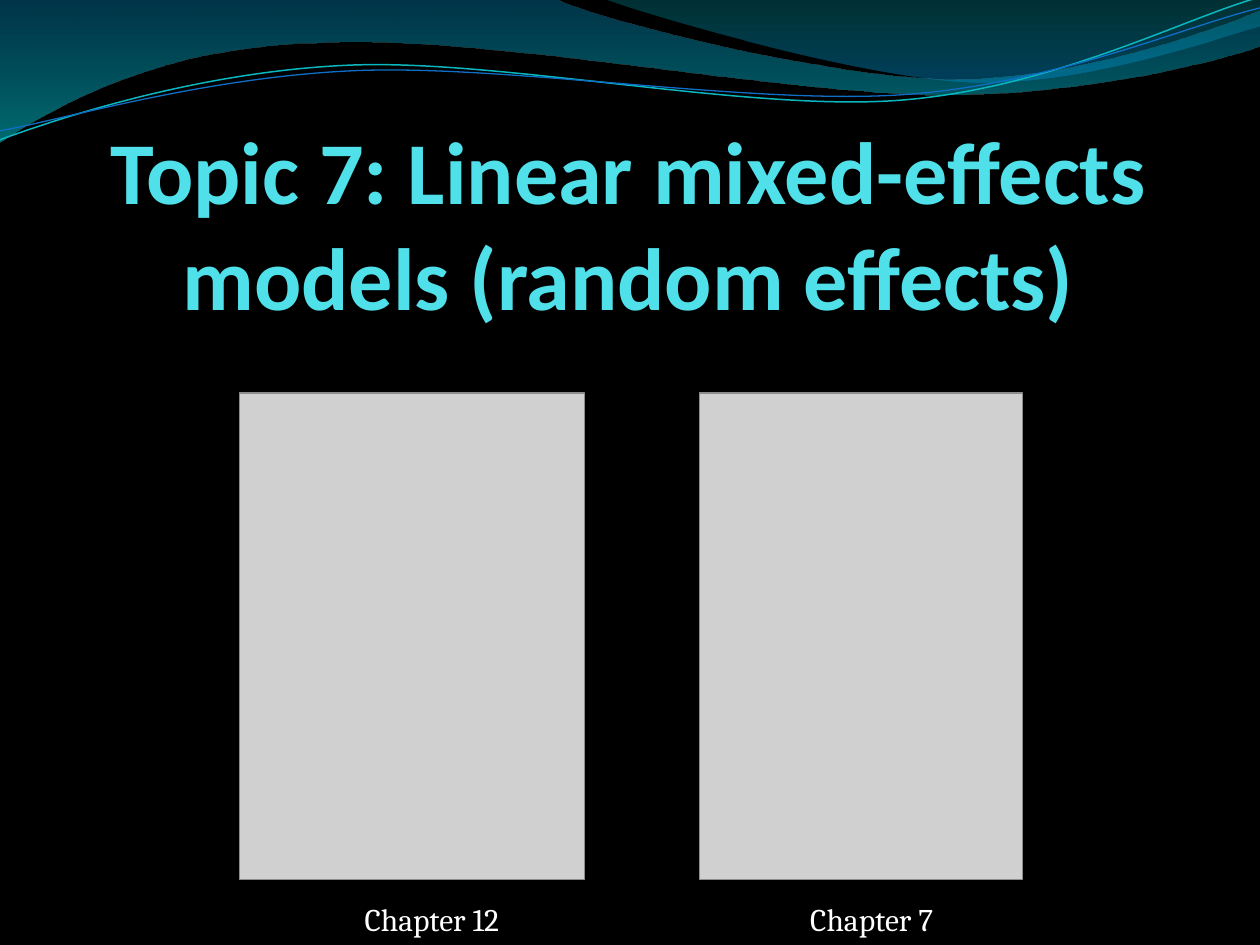
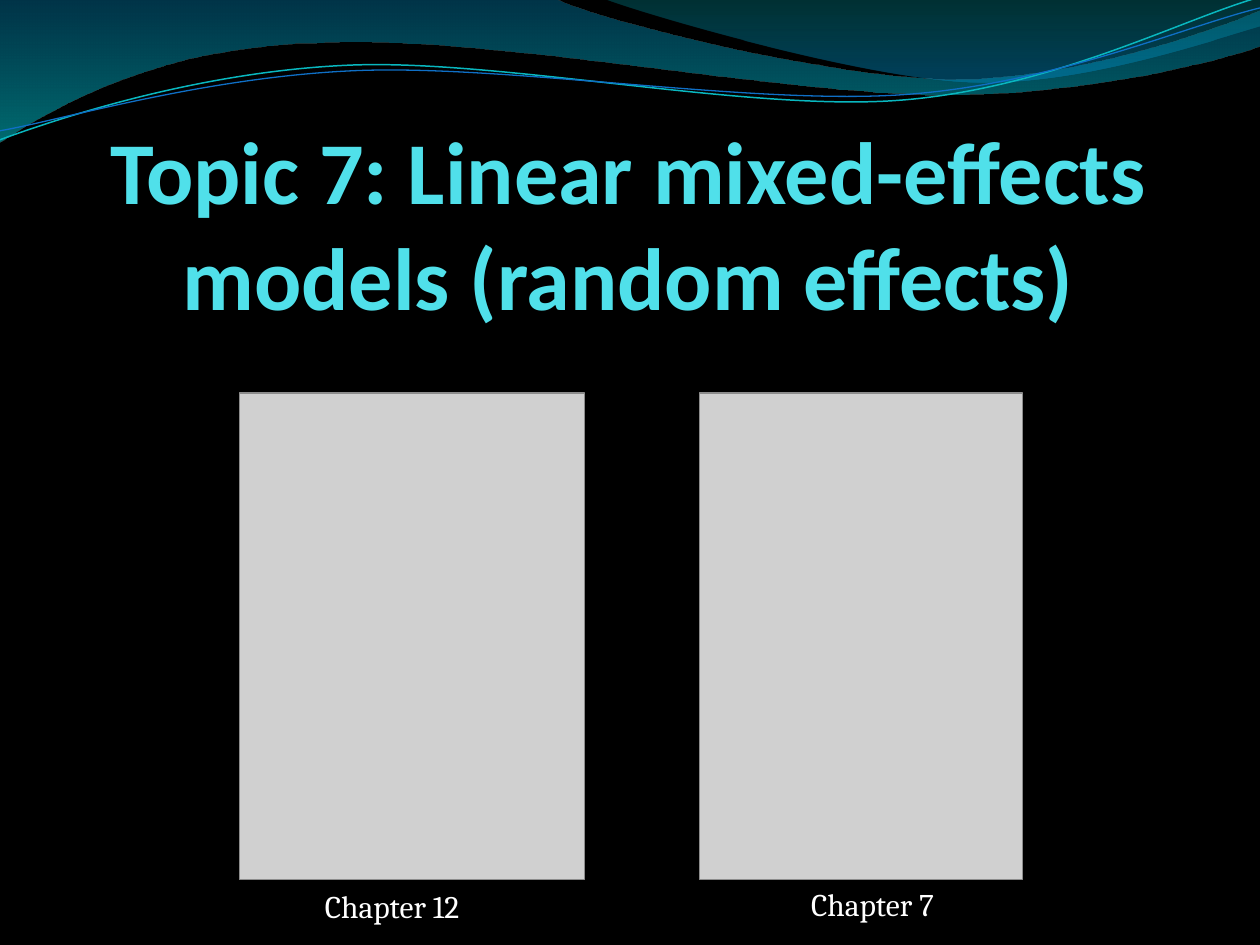
Before and after one commit to ricschuster/R_Workshop_Vienna_2018_02, a slide deck: slide 1 of ppts/Topic 7 Linear mixed-effects models (random effects).pptx. Drawn at 1260x945 pixels with LibreOffice and Linux fonts; fonts in the diff are those of the drawing; grey boxes stand for pictures; background and template pictures are left out. Boxes give left, top, right and bottom in pixels: in the first picture for what was removed or moved away, otherwise in the second. Text is boxed around its words. In the diff, an @@ line names an element or a change of style, - is before the commit and + after.

```diff
--- a/ppts/Topic 7 Linear mixed-effects models (random effects).pptx
+++ b/ppts/Topic 7 Linear mixed-effects models (random effects).pptx
@@ text "Chapter 12": place and size @@
-text "Chapter 12" at [365,909,499,938]
+text "Chapter 12" at [325,896,459,925]
@@ text "Chapter 7": place and size @@
-text "Chapter 7" at [810,909,933,938]
+text "Chapter 7" at [811,894,934,923]
```
Also in this commit, not shown: 5 other slides changed, 1 slide removed.
